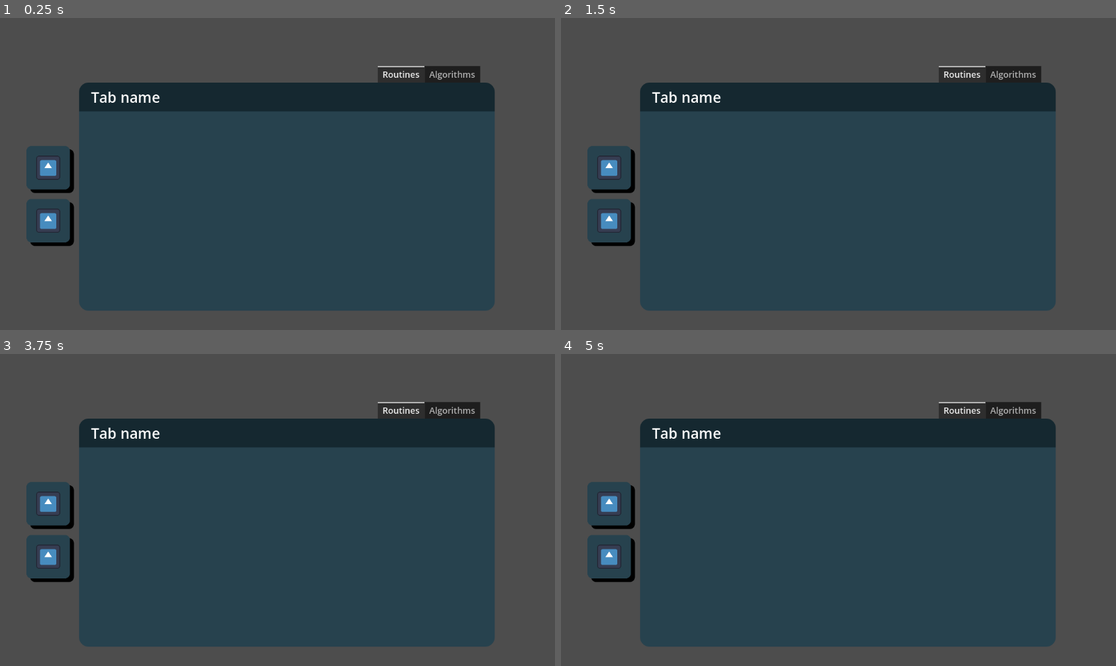
Above: before the commit, frames 1-4 (two rows, left to right).
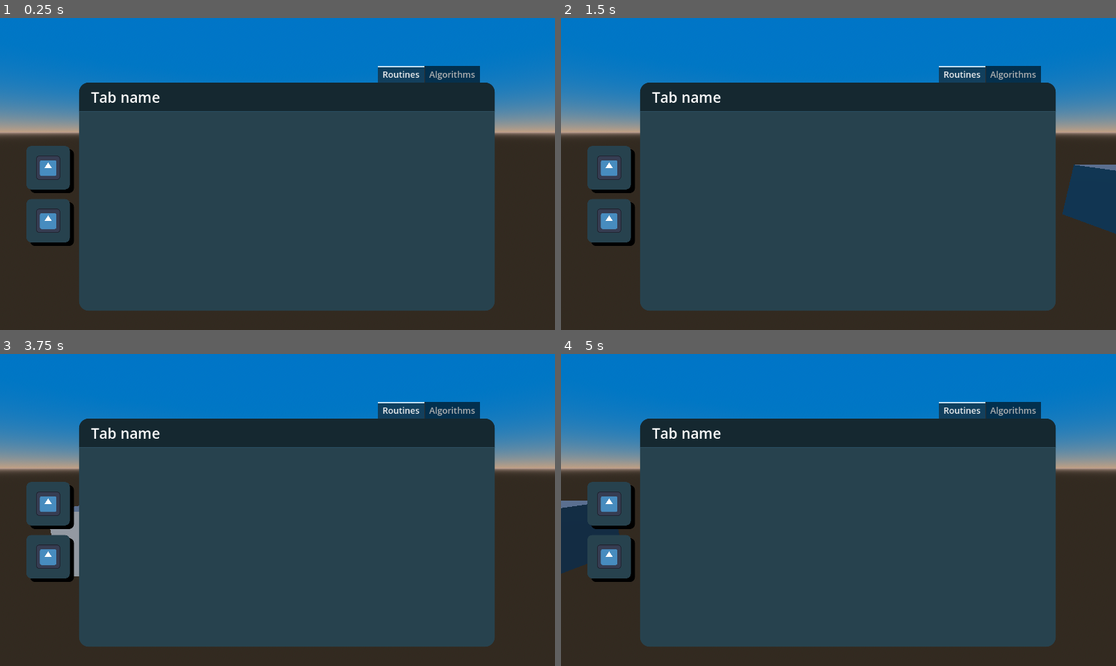
Above: after the commit, the same moments.

Repository: wxnn08/algocity
Game: Godot game, scene res://src/main.tscn
Two runs of this game, one before a commit and one after it. Both use one fixed random seed, a clock stepped at 60 frames per second and the inputs below. Before the commit the project starts from res://src/menu/menu.tscn. The engine's default icon, where the game draws it, is replaced by a stand-in: a white triangle on a blue panel in a dark square.
Inputs (mouse positions are in pixels of both pictures, inside the frame that each line leads up to):
- Up to frame 1 (0.25 s): no input
- Up to frame 2 (1.5 s): click (610, 170) at 0.52 s; click (610, 170) at 1.27 s
- Up to frame 3 (3.75 s): click (49, 506) at 2.02 s; tap Enter at 3.5 s
- Up to frame 4 (5 s): no input

The runs differ from the first frame. In frame 1, 43% of the frame differs, in the area x 0-100%, y 0-100%; in frame 2, 43%; in frame 3, 43%; in frame 4, 43%.

Commit message:
feat: create base 3d scene

Diff:
--- a/project.godot
+++ b/project.godot
@@ -11,7 +11,7 @@
 [application]
 
 config/name="Algocity"
-run/main_scene="res://src/menu/menu.tscn"
+run/main_scene="res://src/main.tscn"
 config/features=PackedStringArray("4.1", "Forward Plus")
 config/icon="res://icon.svg"
 
--- /dev/null
+++ b/src/MeshInstance3D.gd
@@ -0,0 +1,14 @@
+extends MeshInstance3D
+
+@export var intensity: int = 5
+var time = 0
+
+# Called when the node enters the scene tree for the first time.
+func _ready():
+	pass # Replace with function body.
+
+
+# Called every frame. 'delta' is the elapsed time since the previous frame.
+func _process(delta):
+	position.x = sin(time) * intensity
+	time += delta
--- /dev/null
+++ b/src/main.tscn
@@ -0,0 +1,38 @@
+[gd_scene load_steps=7 format=3 uid="uid://fshuq35meteh"]
+
+[ext_resource type="PackedScene" uid="uid://c4sggcomh1fu1" path="res://src/menu/menu.tscn" id="1_1t74a"]
+[ext_resource type="Script" path="res://src/MeshInstance3D.gd" id="2_j8da3"]
+
+[sub_resource type="BoxMesh" id="BoxMesh_efk5m"]
+
+[sub_resource type="ProceduralSkyMaterial" id="ProceduralSkyMaterial_366k2"]
+sky_top_color = Color(0, 0.458824, 0.780392, 1)
+sky_horizon_color = Color(0.760784, 0.627451, 0.513726, 1)
+sky_curve = 0.0512265
+ground_bottom_color = Color(0.2, 0.168627, 0.133333, 1)
+ground_horizon_color = Color(0.745098, 0.627451, 0.568627, 1)
+ground_curve = 0.00450625
+
+[sub_resource type="Sky" id="Sky_roo2a"]
+sky_material = SubResource("ProceduralSkyMaterial_366k2")
+
+[sub_resource type="Environment" id="Environment_bavpe"]
+background_mode = 2
+sky = SubResource("Sky_roo2a")
+
+[node name="Main" type="Node3D"]
+
+[node name="CanvasLayer" type="CanvasLayer" parent="."]
+
+[node name="Menu" parent="CanvasLayer" instance=ExtResource("1_1t74a")]
+
+[node name="MeshInstance3D" type="MeshInstance3D" parent="."]
+mesh = SubResource("BoxMesh_efk5m")
+script = ExtResource("2_j8da3")
+
+[node name="Camera3D" type="Camera3D" parent="."]
+transform = Transform3D(1, 0, 0, 0, 0.979558, 0.201163, 0, -0.201163, 0.979558, 0, 1.10731, 3.32436)
+environment = SubResource("Environment_bavpe")
+
+[node name="DirectionalLight3D" type="DirectionalLight3D" parent="."]
+transform = Transform3D(1, 0, 0, 0, 0.948357, 0.317205, 0, -0.317205, 0.948357, 0, 1.92439, 0)
--- a/src/menu/algorithms/menu_algorithms.tscn
+++ b/src/menu/algorithms/menu_algorithms.tscn
@@ -25,6 +25,7 @@
 anchor_bottom = 1.0
 grow_horizontal = 2
 grow_vertical = 2
+mouse_filter = 1
 script = ExtResource("1_q5sj4")
 algorithm_group_icons = Array[Resource("res://src/resources/algorithm_group_icon.gd")]([ExtResource("2_xdl85"), ExtResource("3_eo44m")])
 algorithms = Array[ExtResource("4_krri1")]([SubResource("Resource_yywqg")])
--- a/src/menu/general/simple_button.gd
+++ b/src/menu/general/simple_button.gd
@@ -1,7 +1,5 @@
 extends Control
-class_name MenuGroupButton
-
-signal on_click
+class_name SimpleButton
 
 @export var texture: Texture
 @export var icon_node: Control
--- a/src/menu/general/simple_button.tscn
+++ b/src/menu/general/simple_button.tscn
@@ -13,6 +13,7 @@
 offset_bottom = -548.0
 grow_horizontal = 2
 grow_vertical = 2
+mouse_filter = 1
 script = ExtResource("1_bwq0x")
 icon_node = NodePath("TextureButton/MarginContainer/Panel/MarginContainer/TextureRect")
 
@@ -23,6 +24,7 @@
 anchor_bottom = 1.0
 grow_horizontal = 2
 grow_vertical = 2
+mouse_default_cursor_shape = 2
 
 [node name="MarginContainer" type="MarginContainer" parent="TextureButton"]
 layout_mode = 1
@@ -31,6 +33,7 @@
 anchor_bottom = 1.0
 grow_horizontal = 2
 grow_vertical = 2
+mouse_filter = 0
 theme_override_constants/margin_left = 0
 theme_override_constants/margin_top = 0
 theme_override_constants/margin_right = 10
@@ -59,3 +62,5 @@
 texture = ExtResource("3_6elfd")
 expand_mode = 2
 stretch_mode = 4
+
+[connection signal="pressed" from="TextureButton" to="." method="_on_texture_button_pressed"]
--- a/src/menu/general/simple_menu_lateral_selection.gd
+++ b/src/menu/general/simple_menu_lateral_selection.gd
@@ -4,12 +4,18 @@
 @export var button_creator: PackedScene
 @export var buttons_location: Container
 
+var button_id: Dictionary = {}
+var _current_id: int = 0
+
 func add_button(icon: Texture) -> void:
 	var button = _create_button(icon)
+	button_id[button] = _current_id
+	_current_id += 1
 	buttons_location.add_child(button)
 
+
 func _create_button(icon: Texture):
-	var button := button_creator.instantiate()
+	var button := button_creator.instantiate() as SimpleButton
 	button.texture = icon
 	button.custom_minimum_size = Vector2(100, 100)
 	return button
--- a/src/menu/general/simple_menu_lateral_selection.tscn
+++ b/src/menu/general/simple_menu_lateral_selection.tscn
@@ -11,6 +11,7 @@
 grow_vertical = 2
 size_flags_horizontal = 0
 size_flags_vertical = 3
+mouse_filter = 1
 script = ExtResource("1_ipm11")
 button_creator = ExtResource("2_1sd7k")
 buttons_location = NodePath("MarginContainer/ScrollContainer/VBoxContainer")
--- a/src/menu/menu.tscn
+++ b/src/menu/menu.tscn
@@ -15,6 +15,7 @@
 anchor_bottom = 1.0
 grow_horizontal = 2
 grow_vertical = 2
+mouse_filter = 1
 script = SubResource("GDScript_avtd7")
 
 [node name="MarginContainer" type="MarginContainer" parent="."]
